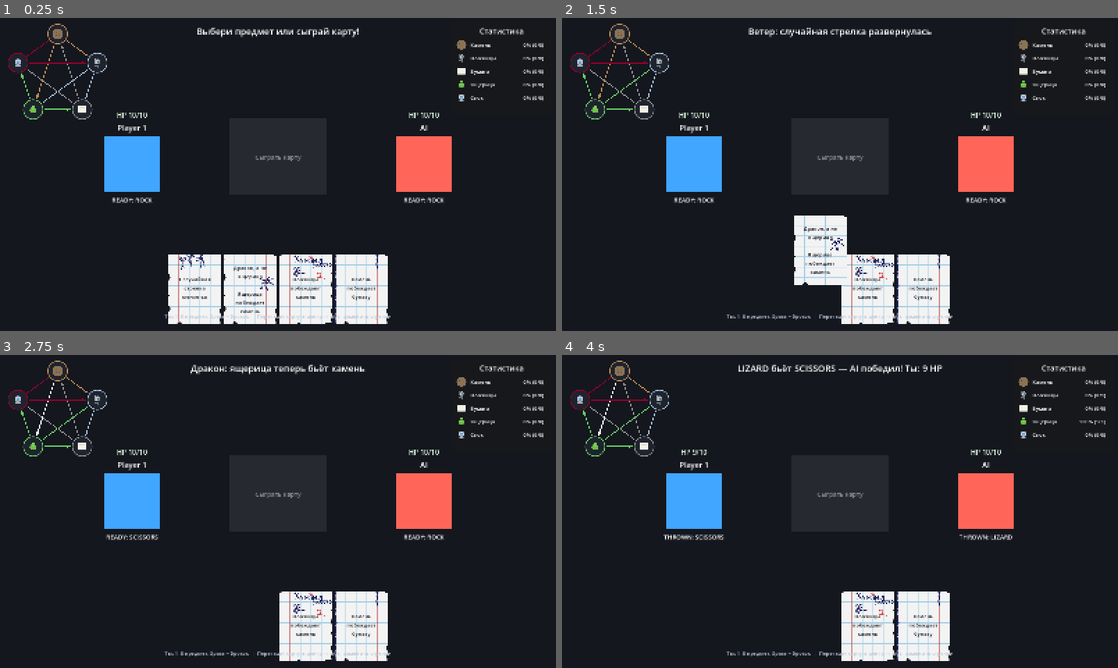
Above: before the commit, frames 1-4 (two rows, left to right).
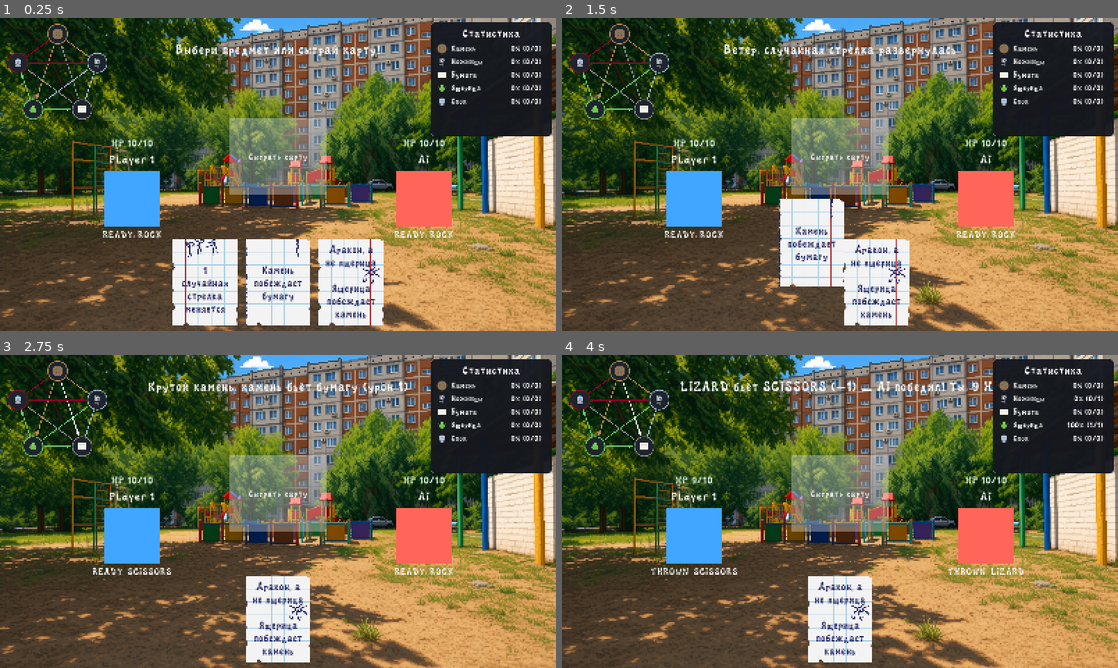
Above: after the commit, the same moments.

Repository: bombocIat/misis_game_jam
Game: Godot game, scene res://scenes/test_2.tscn
Two runs of this game, one before a commit and one after it. Both use one fixed random seed, a clock stepped at 60 frames per second and the inputs below.
Inputs (mouse positions are in pixels of both pictures, inside the frame that each line leads up to):
- Up to frame 1 (0.25 s): no input
- Up to frame 2 (1.5 s): tap Enter at 0.5 s; drag from (756, 290) to (840, 155) at 0.52 s; drag from (812, 290) to (840, 155) at 1.27 s
- Up to frame 3 (2.75 s): move the mouse to (305, 627) at 2.02 s; tap 2 at 2.1 s; click (305, 627) at 2.17 s
- Up to frame 4 (4 s): tap Space at 2.75, 3.77 s; drag from (923, 627) to (673, 464) at 2.77 s; move the mouse to (1006, 558) at 3.52 s; tap 4 at 3.6 s; click (1006, 558) at 3.67 s

The runs differ from the first frame. In frame 1, 76% of the frame differs, in the area x 0-100%, y 0-100%; in frame 2, 78%; in frame 3, 80%; in frame 4, 80%.

Commit message:
almost-ready demo. still bad looking

Diff:
--- /dev/null
+++ b/misis-game-jam/assets/themes/game_theme.tres
@@ -0,0 +1,16 @@
+[gd_resource type="Theme" format=3 uid="uid://ee5fo7bxatb5"]
+
+[ext_resource type="FontFile" uid="uid://f8psejsgm7ny" path="res://assets/fonts/ofont.ru_July Melt.ttf" id="1_july"]
+
+[resource]
+default_font = ExtResource("1_july")
+default_font_size = 24
+Button/fonts/font = ExtResource("1_july")
+Label/fonts/font = ExtResource("1_july")
+LineEdit/fonts/font = ExtResource("1_july")
+RichTextLabel/fonts/bold_font = ExtResource("1_july")
+RichTextLabel/fonts/bold_italics_font = ExtResource("1_july")
+RichTextLabel/fonts/italics_font = ExtResource("1_july")
+RichTextLabel/fonts/mono_font = ExtResource("1_july")
+RichTextLabel/fonts/normal_font = ExtResource("1_july")
+TextEdit/fonts/font = ExtResource("1_july")
--- a/misis-game-jam/project.godot
+++ b/misis-game-jam/project.godot
@@ -16,16 +16,23 @@
 run/flush_stdout_on_print=true
 config/icon="res://icon.svg"
 
+[autoload]
+
+DisplayFit="*res://scripts/display_fit.gd"
+
 [display]
 
 window/size/viewport_width=1600
 window/size/viewport_height=900
 window/stretch/mode="canvas_items"
-window/stretch/aspect="expand"
 
 [editor_plugins]
 
 enabled=PackedStringArray("res://addons/drag_and_drop/plugin.cfg")
+
+[gui]
+
+theme/custom="res://assets/themes/game_theme.tres"
 
 [input]
 
--- a/misis-game-jam/scenes/card_play_zone.tscn
+++ b/misis-game-jam/scenes/card_play_zone.tscn
@@ -26,15 +26,15 @@
 offset_right = 140.0
 offset_bottom = 110.0
 mouse_filter = 2
-color = Color(1, 1, 1, 0.08)
+color = Color(1, 1, 1, 0.32)
 
 [node name="HintLabel" type="Label" parent="." unique_id=1094985549]
-offset_left = -120.0
-offset_top = -20.0
-offset_right = 120.0
-offset_bottom = 20.0
-theme_override_colors/font_color = Color(1, 1, 1, 0.45)
-theme_override_font_sizes/font_size = 18
+offset_left = -130.0
+offset_top = -28.0
+offset_right = 130.0
+offset_bottom = 28.0
+theme_override_colors/font_color = Color(1, 1, 1, 0.95)
+theme_override_font_sizes/font_size = 27
 text = "Сыграть карту"
 horizontal_alignment = 1
 vertical_alignment = 1
--- a/misis-game-jam/scenes/player.tscn
+++ b/misis-game-jam/scenes/player.tscn
@@ -15,31 +15,31 @@
 
 [node name="HpLabel" type="Label" parent="."]
 unique_name_in_owner = true
-offset_left = -100.0
-offset_top = -155.0
-offset_right = 100.0
-offset_bottom = -125.0
+offset_left = -120.0
+offset_top = -175.0
+offset_right = 120.0
+offset_bottom = -130.0
 theme_override_colors/font_color = Color(0.85, 0.95, 0.85, 1)
-theme_override_font_sizes/font_size = 20
+theme_override_font_sizes/font_size = 30
 text = "HP 10/10"
 horizontal_alignment = 1
 
 [node name="NameLabel" type="Label" parent="."]
 unique_name_in_owner = true
-offset_left = -100.0
-offset_top = -120.0
-offset_right = 100.0
-offset_bottom = -90.0
-theme_override_font_sizes/font_size = 22
+offset_left = -120.0
+offset_top = -130.0
+offset_right = 120.0
+offset_bottom = -85.0
+theme_override_font_sizes/font_size = 33
 text = "Player"
 horizontal_alignment = 1
 
 [node name="ChoiceLabel" type="Label" parent="."]
 unique_name_in_owner = true
-offset_left = -120.0
+offset_left = -140.0
 offset_top = 90.0
-offset_right = 120.0
-offset_bottom = 130.0
-theme_override_font_sizes/font_size = 18
+offset_right = 140.0
+offset_bottom = 145.0
+theme_override_font_sizes/font_size = 27
 text = "READY: ROCK"
 horizontal_alignment = 1
--- a/misis-game-jam/scenes/rule_card.tscn
+++ b/misis-game-jam/scenes/rule_card.tscn
@@ -4,7 +4,7 @@
 [ext_resource type="Script" path="res://addons/drag_and_drop/scripts/draggable.gd" id="2_drag"]
 
 [sub_resource type="RectangleShape2D" id="RectangleShape2D_card"]
-size = Vector2(150, 200)
+size = Vector2(188, 250)
 
 [node name="RuleCard" type="Area2D"]
 collision_layer = 2
@@ -18,23 +18,23 @@
 
 [node name="CardArt" type="TextureRect" parent="."]
 unique_name_in_owner = true
-offset_left = -75.0
-offset_top = -100.0
-offset_right = 75.0
-offset_bottom = 100.0
+offset_left = -94.0
+offset_top = -125.0
+offset_right = 94.0
+offset_bottom = 125.0
 mouse_filter = 2
 expand_mode = 1
 stretch_mode = 5
 
 [node name="AbilityLabel" type="Label" parent="."]
 unique_name_in_owner = true
-offset_left = -65.0
-offset_top = -88.0
-offset_right = 65.0
-offset_bottom = 90.0
+offset_left = -81.0
+offset_top = -110.0
+offset_right = 81.0
+offset_bottom = 112.0
 mouse_filter = 2
-theme_override_colors/font_color = Color(0.08, 0.1, 0.14, 1)
-theme_override_font_sizes/font_size = 15
+theme_override_colors/font_color = Color(0.137, 0.145, 0.38, 1)
+theme_override_font_sizes/font_size = 30
 text = "Ability"
 horizontal_alignment = 1
 vertical_alignment = 1
--- a/misis-game-jam/scenes/stats_window.tscn
+++ b/misis-game-jam/scenes/stats_window.tscn
@@ -1,17 +1,34 @@
-[gd_scene load_steps=2 format=3]
+[gd_scene load_steps=3 format=3]
 
 [ext_resource type="Script" path="res://scripts/stats_window.gd" id="1_stats"]
+
+[sub_resource type="StyleBoxFlat" id="StyleBoxFlat_panel"]
+bg_color = Color(0.08, 0.09, 0.12, 0.96)
+border_width_left = 1
+border_width_top = 1
+border_width_right = 1
+border_width_bottom = 1
+border_color = Color(1, 1, 1, 0.35)
+corner_radius_top_left = 8
+corner_radius_top_right = 8
+corner_radius_bottom_right = 8
+corner_radius_bottom_left = 8
+content_margin_left = 4
+content_margin_top = 4
+content_margin_right = 4
+content_margin_bottom = 4
 
 [node name="StatsWindow" type="PanelContainer"]
 anchors_preset = 1
 anchor_left = 1.0
 anchor_right = 1.0
-offset_left = -300.0
+offset_left = -360.0
 offset_top = 12.0
 offset_right = -12.0
-offset_bottom = 280.0
+offset_bottom = 340.0
 grow_horizontal = 0
 mouse_filter = 2
+theme_override_styles/panel = SubResource("StyleBoxFlat_panel")
 script = ExtResource("1_stats")
 
 [node name="Margin" type="MarginContainer" parent="."]
@@ -30,7 +47,7 @@
 [node name="Title" type="Label" parent="Margin/VBox"]
 layout_mode = 2
 mouse_filter = 2
-theme_override_font_sizes/font_size = 22
+theme_override_font_sizes/font_size = 33
 text = "Статистика"
 horizontal_alignment = 1
 
--- a/misis-game-jam/scenes/test_2.tscn
+++ b/misis-game-jam/scenes/test_2.tscn
@@ -1,6 +1,7 @@
 [gd_scene format=3 uid="uid://bods1k6u6hj1i"]
 
 [ext_resource type="Script" uid="uid://urqv2n3em8q" path="res://scripts/test_2.gd" id="1_test2"]
+[ext_resource type="Texture2D" uid="uid://bkilbds3bp4mj" path="res://assets/textures/background_1-export.png" id="2_acnpl"]
 [ext_resource type="PackedScene" path="res://scenes/player.tscn" id="2_player"]
 [ext_resource type="PackedScene" path="res://scenes/stats_window.tscn" id="3_stats"]
 [ext_resource type="PackedScene" path="res://scenes/beats_diagram.tscn" id="4_beats"]
@@ -15,6 +16,11 @@
 mouse_filter = 2
 color = Color(0.08, 0.09, 0.12, 1)
 
+[node name="Sprite2D" type="Sprite2D" parent="." unique_id=635085303]
+position = Vector2(800, 450)
+scale = Vector2(1.25, 1.25)
+texture = ExtResource("2_acnpl")
+
 [node name="CardPlayZone" parent="." unique_id=512797668 instance=ExtResource("5_zone")]
 unique_name_in_owner = true
 position = Vector2(800, 400)
@@ -24,13 +30,13 @@
 
 [node name="Player1" parent="." unique_id=407661494 instance=ExtResource("2_player")]
 unique_name_in_owner = true
-position = Vector2(380, 420)
+position = Vector2(380, 519)
 player_name = "Player 1"
 player_color = Color(0.25, 0.65, 1, 1)
 
 [node name="Player2" parent="." unique_id=988606852 instance=ExtResource("2_player")]
 unique_name_in_owner = true
-position = Vector2(1220, 420)
+position = Vector2(1220, 519)
 player_name = "AI"
 player_color = Color(1, 0.4, 0.35, 1)
 is_player_two = true
@@ -43,16 +49,17 @@
 anchors_preset = 10
 anchor_right = 1.0
 offset_left = 340.0
-offset_top = 20.0
+offset_top = 70.0
 offset_right = -340.0
-offset_bottom = 70.0
+offset_bottom = 142.0
 grow_horizontal = 2
-theme_override_font_sizes/font_size = 26
+theme_override_font_sizes/font_size = 39
 text = "Pick items, then throw!"
 horizontal_alignment = 1
 
 [node name="HintLabel" type="Label" parent="UI" unique_id=827372720]
 unique_name_in_owner = true
+visible = false
 anchors_preset = 12
 anchor_top = 1.0
 anchor_right = 1.0
@@ -61,8 +68,8 @@
 offset_bottom = -16.0
 grow_horizontal = 2
 grow_vertical = 0
-theme_override_colors/font_color = Color(0.75, 0.78, 0.85, 1)
-theme_override_font_sizes/font_size = 15
+theme_override_colors/font_color = Color(0.85, 0.88, 0.95, 1)
+theme_override_font_sizes/font_size = 23
 text = "Controls"
 horizontal_alignment = 1
 vertical_alignment = 1
--- a/misis-game-jam/scripts/RuleEngine.gd
+++ b/misis-game-jam/scripts/RuleEngine.gd
@@ -23,12 +23,30 @@
 	Item.SPOCK: [Item.ROCK, Item.SCISSORS],
 }
 
+## Directed edge power A→B. Same card twice stacks damage (default 1).
+var beat_power: Dictionary = {}
+
+
+func _init() -> void:
+	_init_default_powers()
+
+
+func _init_default_powers() -> void:
+	beat_power.clear()
+	for a: Item in ALL_ITEMS:
+		for b: Variant in get_beats(a):
+			beat_power[_edge_key(a, b as Item)] = 1
+
+
+func _edge_key(a: Item, b: Item) -> String:
+	return "%d>%d" % [a as int, b as int]
+
 
 func resolve(a: Item, b: Item) -> int:
 	if a == b:
 		return 0
-	var a_beats_b: bool = b in (beats.get(a, []) as Array)
-	var b_beats_a: bool = a in (beats.get(b, []) as Array)
+	var a_beats_b: bool = has_beat(a, b)
+	var b_beats_a: bool = has_beat(b, a)
 	# Mutual arrows (white double) = both die / tie, not a one-sided win.
 	if a_beats_b and b_beats_a:
 		return 0
@@ -39,11 +57,27 @@
 	return 0
 
 
+## Damage dealt when attacker beats defender via that arrow.
+func get_damage(attacker: Item, defender: Item) -> int:
+	if not has_beat(attacker, defender):
+		return 0
+	return int(beat_power.get(_edge_key(attacker, defender), 1))
+
+
 func set_beats(a: Item, targets: Array) -> void:
 	var typed: Array[Item] = []
 	for target: Variant in targets:
 		typed.append(target as Item)
+	# Drop powers for removed edges from a.
+	var old: Array = get_beats(a)
+	for old_b: Variant in old:
+		if typed.find(old_b as Item) < 0:
+			beat_power.erase(_edge_key(a, old_b as Item))
 	beats[a] = typed
+	for b: Item in typed:
+		var key: String = _edge_key(a, b)
+		if not beat_power.has(key):
+			beat_power[key] = 1
 	beats_changed.emit()
 
 
@@ -56,17 +90,24 @@
 	return b in get_beats(a)
 
 
-func add_beat(a: Item, b: Item) -> void:
+## Add edge or stack its power if it already exists. Returns new power.
+func add_beat(a: Item, b: Item) -> int:
 	if a == b:
-		return
+		return 0
 	var targets: Array = get_beats(a)
+	var key: String = _edge_key(a, b)
 	if b in targets:
-		return
+		beat_power[key] = get_damage(a, b) + 1
+		beats_changed.emit()
+		return int(beat_power[key])
 	targets.append(b)
-	set_beats(a, targets)
+	beats[a] = targets
+	beat_power[key] = 1
+	beats_changed.emit()
+	return 1
 
 
-## Flip one random existing arrow A→B into B→A. Returns true if flipped.
+## Flip one random existing arrow A→B into B→A (power moves with it).
 func flip_random_arrow() -> bool:
 	var edges: Array[Vector2i] = []
 	for a: Item in ALL_ITEMS:
@@ -77,13 +118,17 @@
 	var edge: Vector2i = edges[randi() % edges.size()]
 	var a: Item = edge.x as Item
 	var b: Item = edge.y as Item
+	var power: int = get_damage(a, b)
 	var from_list: Array = get_beats(a)
 	from_list.erase(b)
 	beats[a] = from_list
+	beat_power.erase(_edge_key(a, b))
 	var to_list: Array = get_beats(b)
 	if a not in to_list:
 		to_list.append(a)
 	beats[b] = to_list
+	var reverse_key: String = _edge_key(b, a)
+	beat_power[reverse_key] = int(beat_power.get(reverse_key, 0)) + maxi(power, 1)
 	beats_changed.emit()
 	return true
 
--- a/misis-game-jam/scripts/beats_diagram.gd
+++ b/misis-game-jam/scripts/beats_diagram.gd
@@ -39,10 +39,12 @@
 
 var _engine: RuleEngine
 var _textures: Dictionary = {}
+var _font: Font
 
 
 func _ready() -> void:
 	mouse_filter = Control.MOUSE_FILTER_IGNORE
+	_font = load("res://assets/fonts/ofont.ru_July Melt.ttf") as Font
 	for item: RuleEngine.Item in ITEMS:
 		_textures[item] = load(str(ITEM_ICONS[item])) as Texture2D
 	if _engine != null:
@@ -80,7 +82,7 @@
 	for i: int in range(outline.size()):
 		var a: Vector2 = outline[i]
 		var b: Vector2 = outline[(i + 1) % outline.size()]
-		draw_line(a, b, Color(1, 1, 1, 0.12), 2.0)
+		draw_line(a, b, Color(1, 1, 1, 0.45), 2.0)
 
 	# Arrows from undirected pairs: mutual beats → one white double arrow.
 	for i: int in range(ITEMS.size()):
@@ -93,7 +95,7 @@
 				_draw_double_arrow(
 					positions[a] as Vector2,
 					positions[b] as Vector2,
-					Color(1, 1, 1, 0.95)
+					Color(1, 1, 1, 1)
 				)
 			elif a_beats_b:
 				_draw_arrow(
@@ -111,20 +113,21 @@
 	# Nodes on top.
 	for item: RuleEngine.Item in ITEMS:
 		var pos: Vector2 = positions[item] as Vector2
-		draw_circle(pos, node_radius, Color(0.12, 0.14, 0.18, 0.95))
+		draw_circle(pos, node_radius, Color(0.12, 0.14, 0.18, 1))
 		draw_arc(pos, node_radius, 0.0, TAU, 32, ITEM_COLORS[item] as Color, 2.5, true)
 		var tex: Texture2D = _textures.get(item) as Texture2D
 		if tex != null:
 			var icon_size := Vector2(36, 36)
 			draw_texture_rect(tex, Rect2(pos - icon_size * 0.5, icon_size), false)
 		else:
+			var font: Font = _font if _font != null else ThemeDB.fallback_font
 			draw_string(
-				ThemeDB.fallback_font,
-				pos + Vector2(-10, 5),
+				font,
+				pos + Vector2(-12, 6),
 				str(ITEM_LABELS[item]),
 				HORIZONTAL_ALIGNMENT_LEFT,
 				-1,
-				16,
+				24,
 				Color.WHITE
 			)
 
--- /dev/null
+++ b/misis-game-jam/scripts/display_fit.gd
@@ -0,0 +1,42 @@
+extends Node
+## Fixed 16:9 design (1600×900). Opens the largest 16:9 window that fits the screen.
+
+const DESIGN := Vector2i(1600, 900)
+const ASPECT := 16.0 / 9.0
+
+var size: Vector2i = DESIGN
+var aspect_name: String = "16:9"
+
+
+func _enter_tree() -> void:
+	apply_max_16_9_window()
+
+
+func apply_max_16_9_window() -> void:
+	size = DESIGN
+	aspect_name = "16:9"
+
+	var screen: Vector2i = DisplayServer.screen_get_size()
+	if screen.x <= 0 or screen.y <= 0:
+		screen = Vector2i(1920, 1080)
+
+	# Largest 16:9 rectangle that fits inside the screen.
+	var by_width := Vector2i(screen.x, int(round(float(screen.x) * 9.0 / 16.0)))
+	var by_height := Vector2i(int(round(float(screen.y) * 16.0 / 9.0)), screen.y)
+	var window_size: Vector2i = by_width if by_width.y <= screen.y else by_height
+	window_size.x = maxi(window_size.x, 640)
+	window_size.y = maxi(window_size.y, 360)
+
+	var win: Window = get_window()
+	win.mode = Window.MODE_WINDOWED
+	win.content_scale_size = DESIGN
+	win.content_scale_mode = Window.CONTENT_SCALE_MODE_CANVAS_ITEMS
+	win.content_scale_aspect = Window.CONTENT_SCALE_ASPECT_KEEP
+	win.size = window_size
+	var origin: Vector2i = (screen - window_size) / 2
+	win.position = Vector2i(maxi(origin.x, 0), maxi(origin.y, 0))
+
+	print(
+		"DisplayFit: screen %dx%d → window %dx%d (design %dx%d 16:9)"
+		% [screen.x, screen.y, window_size.x, window_size.y, DESIGN.x, DESIGN.y]
+	)
--- a/misis-game-jam/scripts/rule_card.gd
+++ b/misis-game-jam/scripts/rule_card.gd
@@ -1,16 +1,17 @@
 class_name RuleCard
 extends Area2D
-## Ability card with notebook textures. Special arts: no title, +60px top padding.
+## Ability card with notebook textures. Special arts: no title, top pad.
 
 enum Kind { WIND, DRAGON, HOMEWORK, COOL_ROCK }
 
 const CARD_TYPE_ID := "rule_card"
-const SIZE := Vector2(150, 200)
-const SPECIAL_TOP_PAD := 60.0
-const NORMAL_TOP_PAD := 12.0
-const LABEL_SIDE_PAD := 10.0
+## Base 150×200 scaled +25%.
+const SIZE := Vector2(188, 250)
+const FONT_SIZE := 30
+const SPECIAL_TOP_PAD := 75.0
+const NORMAL_TOP_PAD := 15.0
+const LABEL_SIDE_PAD := 13.0
 
-## Art index 1..4 → texture. Special layout (no title, top pad 60): 1 and 4.
 const ART: Dictionary = {
 	Kind.WIND: {
 		"path": "res://assets/textures/card_1(special).png",
@@ -35,6 +36,7 @@
 @onready var _label: Label = %AbilityLabel
 @onready var _art: TextureRect = %CardArt
 @onready var _draggable: Draggable = %Draggable
+@onready var _collision: CollisionShape2D = $CollisionShape2D
 
 
 func _ready() -> void:
@@ -91,14 +93,14 @@
 				return "Ветер: случайная стрелка развернулась"
 			return "Ветер: нечего менять"
 		Kind.DRAGON:
-			engine.add_beat(RuleEngine.Item.LIZARD, RuleEngine.Item.ROCK)
-			return "Дракон: ящерица теперь бьёт камень"
+			var power: int = engine.add_beat(RuleEngine.Item.LIZARD, RuleEngine.Item.ROCK)
+			return "Дракон: ящерица бьёт камень (урон %d)" % power
 		Kind.HOMEWORK:
-			engine.add_beat(RuleEngine.Item.SCISSORS, RuleEngine.Item.ROCK)
-			return "Классная работа: ножницы теперь бьют камень"
+			var power: int = engine.add_beat(RuleEngine.Item.SCISSORS, RuleEngine.Item.ROCK)
+			return "Классная работа: ножницы бьют камень (урон %d)" % power
 		Kind.COOL_ROCK:
-			engine.add_beat(RuleEngine.Item.ROCK, RuleEngine.Item.PAPER)
-			return "Крутой камень: камень теперь бьёт бумагу"
+			var power: int = engine.add_beat(RuleEngine.Item.ROCK, RuleEngine.Item.PAPER)
+			return "Крутой камень: камень бьёт бумагу (урон %d)" % power
 		_:
 			return ""
 
@@ -106,9 +108,15 @@
 func _apply_visuals() -> void:
 	var def: Dictionary = ART[kind] as Dictionary
 	_art.texture = load(str(def["path"])) as Texture2D
+	_art.offset_left = -SIZE.x * 0.5
+	_art.offset_right = SIZE.x * 0.5
+	_art.offset_top = -SIZE.y * 0.5
+	_art.offset_bottom = SIZE.y * 0.5
+	if _collision.shape is RectangleShape2D:
+		(_collision.shape as RectangleShape2D).size = SIZE
+	_label.add_theme_font_size_override("font_size", FONT_SIZE)
 	_label.text = get_ability_text()
 	var top: float = SPECIAL_TOP_PAD if is_special() else NORMAL_TOP_PAD
-	# Card art centered on Area2D origin; label inset inside the 150×200 rect.
 	_label.offset_left = -SIZE.x * 0.5 + LABEL_SIDE_PAD
 	_label.offset_right = SIZE.x * 0.5 - LABEL_SIDE_PAD
 	_label.offset_top = -SIZE.y * 0.5 + top
--- a/misis-game-jam/scripts/stats_window.gd
+++ b/misis-game-jam/scripts/stats_window.gd
@@ -64,15 +64,15 @@
 		row.add_child(icon)
 
 		var name_label := Label.new()
-		name_label.custom_minimum_size = Vector2(90, 0)
+		name_label.custom_minimum_size = Vector2(120, 0)
 		name_label.text = str(ITEM_LABELS[item])
-		name_label.add_theme_font_size_override("font_size", 15)
+		name_label.add_theme_font_size_override("font_size", 23)
 		name_label.mouse_filter = Control.MOUSE_FILTER_IGNORE
 		row.add_child(name_label)
 
 		var percent := Label.new()
-		percent.custom_minimum_size = Vector2(110, 0)
-		percent.add_theme_font_size_override("font_size", 15)
+		percent.custom_minimum_size = Vector2(130, 0)
+		percent.add_theme_font_size_override("font_size", 23)
 		percent.horizontal_alignment = HORIZONTAL_ALIGNMENT_RIGHT
 		percent.text = "0% (0/0)"
 		percent.mouse_filter = Control.MOUSE_FILTER_IGNORE
--- a/misis-game-jam/scripts/test_2.gd
+++ b/misis-game-jam/scripts/test_2.gd
@@ -3,8 +3,17 @@
 
 
 const CARD_SCENE: PackedScene = preload("res://scenes/rule_card.tscn")
-const HAND_Y := 780.0
-const HAND_XS: Array[float] = [560.0, 720.0, 880.0, 1040.0]
+const MAX_HAND: int = 3
+const HAND_Y := 760.0
+const HAND_SPACING := 210.0
+const HAND_CENTER_X := 800.0
+
+const ALL_KINDS: Array[RuleCard.Kind] = [
+	RuleCard.Kind.WIND,
+	RuleCard.Kind.DRAGON,
+	RuleCard.Kind.HOMEWORK,
+	RuleCard.Kind.COOL_ROCK,
+]
 
 @onready var player_1: Player = %Player1
 @onready var player_2: Player = %Player2
@@ -37,9 +46,9 @@
 	stats_window.bind_stats(_stats)
 	beats_diagram.bind_engine(_engine)
 	_setup_play_zone()
-	_spawn_hand()
+	_spawn_starting_hand()
 	hint_label.text = (
-		"Ты: 1–5 предмет, Space = бросок  |  Перетащи карту в центр, чтобы изменить стрелки"
+		"Ты: 1–5 предмет, Space = бросок  |  Карты: макс 3  |  В конце хода +1, за победу ещё +1"
 	)
 	_set_status("Выбери предмет или сыграй карту!")
 
@@ -64,19 +73,53 @@
 	_drop_zone.drop_accepted.connect(_on_card_drop_accepted)
 
 
-func _spawn_hand() -> void:
-	var kinds: Array[RuleCard.Kind] = [
-		RuleCard.Kind.WIND,
-		RuleCard.Kind.DRAGON,
-		RuleCard.Kind.HOMEWORK,
-		RuleCard.Kind.COOL_ROCK,
-	]
-	for i: int in range(kinds.size()):
-		var card: RuleCard = CARD_SCENE.instantiate() as RuleCard
-		card.kind = kinds[i]
-		card_hand.add_child(card)
-		card.position = Vector2(HAND_XS[i], HAND_Y)
-		card.get_node("Draggable").drag_layer_parent = self
+func _spawn_starting_hand() -> void:
+	for _i: int in range(MAX_HAND):
+		_draw_random_card(false)
+	_layout_hand()
+
+
+func _hand_cards() -> Array[RuleCard]:
+	var cards: Array[RuleCard] = []
+	for child: Node in card_hand.get_children():
+		if child is RuleCard and is_instance_valid(child):
+			cards.append(child as RuleCard)
+	return cards
+
+
+func _hand_count() -> int:
+	return _hand_cards().size()
+
+
+func _draw_random_card(relayout: bool = true) -> bool:
+	if _hand_count() >= MAX_HAND:
+		return false
+	var card: RuleCard = CARD_SCENE.instantiate() as RuleCard
+	card.kind = ALL_KINDS[randi() % ALL_KINDS.size()]
+	card_hand.add_child(card)
+	var draggable: Draggable = card.get_node("Draggable") as Draggable
+	draggable.drag_layer_parent = self
+	if relayout:
+		_layout_hand()
+	return true
+
+
+func _grant_end_of_turn_cards(player_won: bool) -> void:
+	# Always +1, and +1 more for a win. Cap at MAX_HAND.
+	_draw_random_card(false)
+	if player_won:
+		_draw_random_card(false)
+	_layout_hand()
+
+
+func _layout_hand() -> void:
+	var cards: Array[RuleCard] = _hand_cards()
+	var n: int = cards.size()
+	if n <= 0:
+		return
+	var start_x: float = HAND_CENTER_X - float(n - 1) * HAND_SPACING * 0.5
+	for i: int in range(n):
+		cards[i].position = Vector2(start_x + float(i) * HAND_SPACING, HAND_Y)
 
 
 func _on_card_drop_accepted(_zone: DropZone, area: Area2D, _plan: DropPlan) -> void:
@@ -89,6 +132,8 @@
 	await get_tree().create_timer(0.2).timeout
 	if is_instance_valid(card):
 		card.queue_free()
+	await get_tree().process_frame
+	_layout_hand()
 
 
 func _on_player_1_thrown(item: RuleEngine.Item) -> void:
@@ -131,28 +176,38 @@
 	var right: String = player_2.item_name(_p2_item)
 	match result:
 		1:
-			player_2.take_damage(1)
-			_set_status("%s бьёт %s — ты победил! AI: %d HP" % [left, right, player_2.hp])
+			var dmg: int = _engine.get_damage(_p1_item, _p2_item)
+			player_2.take_damage(dmg)
+			_set_status("%s бьёт %s (−%d) — ты победил! AI: %d HP" % [left, right, dmg, player_2.hp])
 		-1:
-			player_1.take_damage(1)
-			_set_status("%s бьёт %s — AI победил! Ты: %d HP" % [right, left, player_1.hp])
+			var dmg: int = _engine.get_damage(_p2_item, _p1_item)
+			player_1.take_damage(dmg)
+			_set_status("%s бьёт %s (−%d) — AI победил! Ты: %d HP" % [right, left, dmg, player_1.hp])
 		_:
-			player_1.take_damage(1)
-			player_2.take_damage(1)
+			var dmg_to_p1: int = 1
+			var dmg_to_p2: int = 1
 			if (
 				_p1_item != _p2_item
 				and _engine.has_beat(_p1_item, _p2_item)
 				and _engine.has_beat(_p2_item, _p1_item)
 			):
-				_set_status("%s и %s бьют друг друга — оба −1 HP" % [left, right])
+				dmg_to_p2 = _engine.get_damage(_p1_item, _p2_item)
+				dmg_to_p1 = _engine.get_damage(_p2_item, _p1_item)
+				player_1.take_damage(dmg_to_p1)
+				player_2.take_damage(dmg_to_p2)
+				_set_status(
+					"%s (−%d) и %s (−%d) бьют друг друга" % [left, dmg_to_p2, right, dmg_to_p1]
+				)
 			else:
+				player_1.take_damage(dmg_to_p1)
+				player_2.take_damage(dmg_to_p2)
 				_set_status("%s vs %s — ничья, оба −1 HP" % [left, right])
 	print("Round: %s vs %s -> %d | HP %d vs %d" % [left, right, result, player_1.hp, player_2.hp])
 	await get_tree().create_timer(2.0).timeout
 	if not player_1.is_alive() or not player_2.is_alive():
 		_end_match()
 		return
-	_reset_round()
+	_reset_round(result == 1)
 
 
 func _end_match() -> void:
@@ -167,14 +222,15 @@
 	_ai_thinking = false
 
 
-func _reset_round() -> void:
+func _reset_round(player_won: bool = false) -> void:
 	_p1_ready = false
 	_p2_ready = false
 	_resolving = false
 	_ai_thinking = false
 	player_1.reset_round()
 	player_2.reset_round()
-	_set_status("Следующий раунд — бросай или сыграй карту!")
+	_grant_end_of_turn_cards(player_won)
+	_set_status("Следующий раунд — бросай или сыграй карту! (карт: %d/%d)" % [_hand_count(), MAX_HAND])
 
 
 func _set_status(text: String) -> void:
Binary file added: misis-game-jam/assets/fonts/ofont.ru_July Melt.ttf
Not shown, added: misis-game-jam/assets/fonts/ofont.ru_July Melt.ttf.import
Binary file added: misis-game-jam/assets/textures/background_1-export.png
Not shown, changed: misis-game-jam/assets/textures/background_1-export.png.import
Binary file changed: misis-game-jam/assets/textures/card_3(special).png
Not shown, added: misis-game-jam/scripts/display_fit.gd.uid
